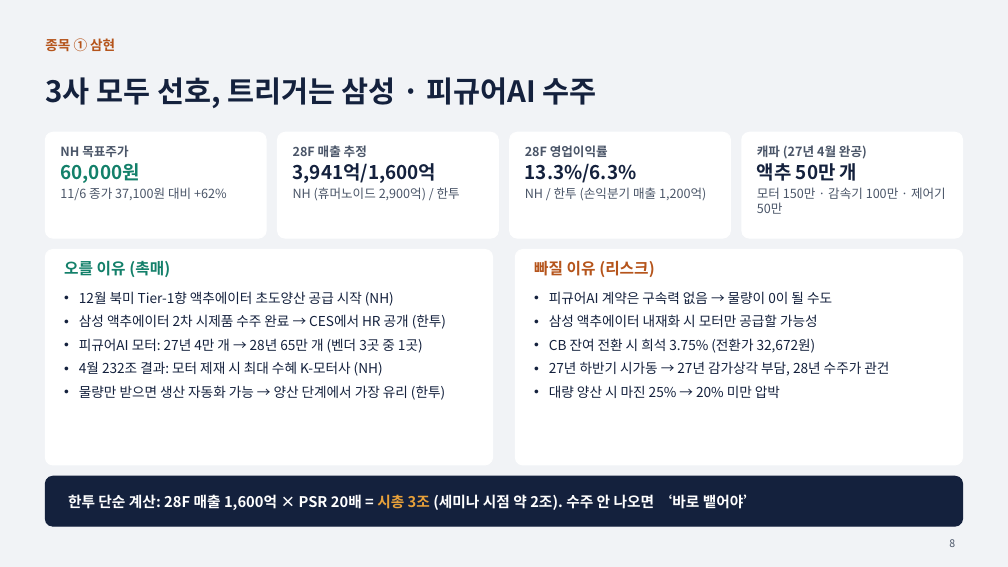
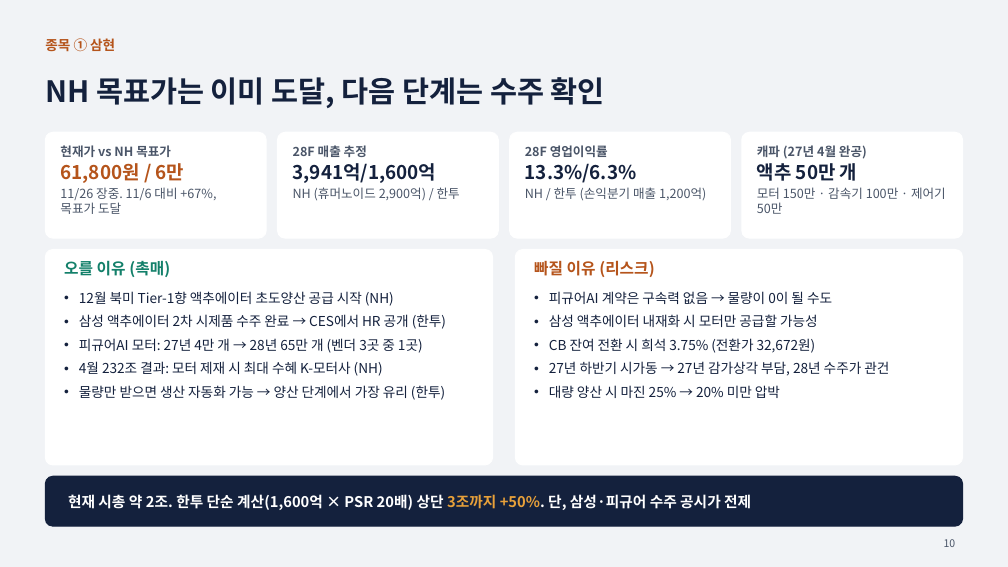
Before and after one commit to fred03094708-ctrl/-, a slide deck: slide 10 of 로봇_섹터_투자전략.pptx (slide 8 before the commit). Drawn at 1008x567 pixels with LibreOffice and Linux fonts; fonts in the diff are those of the drawing. Boxes give left, top, right and bottom in pixels: in the first picture for what was removed or moved away, otherwise in the second. Text is boxed around its words. In the diff, an @@ line names an element or a change of style, - is before the commit and + after.

```diff
--- a/로봇_섹터_투자전략.pptx
+++ b/로봇_섹터_투자전략.pptx
@@ title at (x1=45, y1=77, x2=605, y2=108): text changed @@
-3사 모두 선호, 트리거는 삼성 · 피규어AI 수주
+NH 목표가는 이미 도달, 다음 단계는 수주 확인
@@ text at (x1=60, y1=145, x2=216, y2=214): text changed @@
-NH 목표주가
-60,000원
-11/6 종가 37,100원 대비 +62%
+현재가 vs NH 목표가
+61,800원 / 6만
+11/26 장중. 11/6 대비 +67%, 목표가 도달
@@ text at (x1=68, y1=494, x2=751, y2=510): text changed @@
-한투 단순 계산: 28F 매출 1,600억 × PSR 20배 = 시총 3조 (세미나 시점 약 2조). 수주 안 나오면 ‘바로 뱉어야’
+현재 시총 약 2조. 한투 단순 계산(1,600억 × PSR 20배) 상단 3조까지 +50%. 단, 삼성·피규어 수주 공시가 전제
@@ page number at (x1=944, y1=539, x2=956, y2=547): text changed @@
-8
+10
```
Also in this commit, not shown: 10 other slides changed, 2 slides added.
